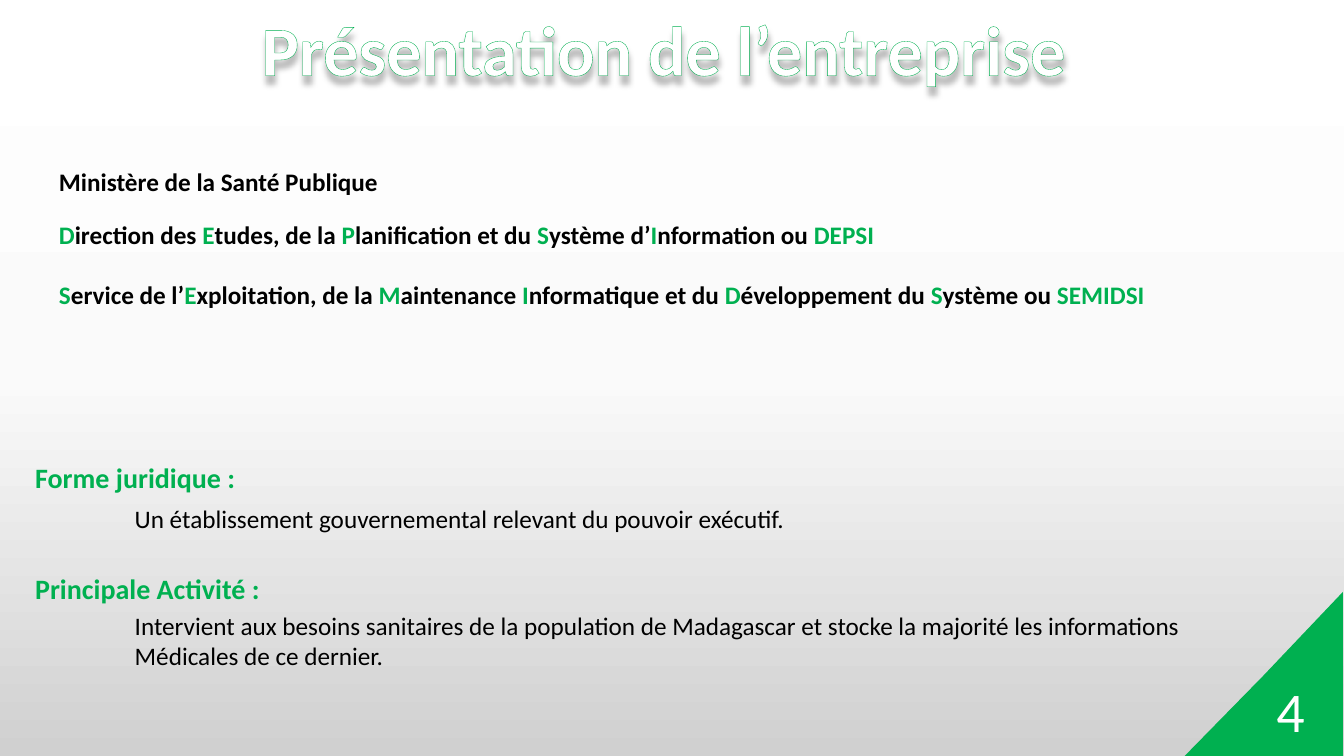
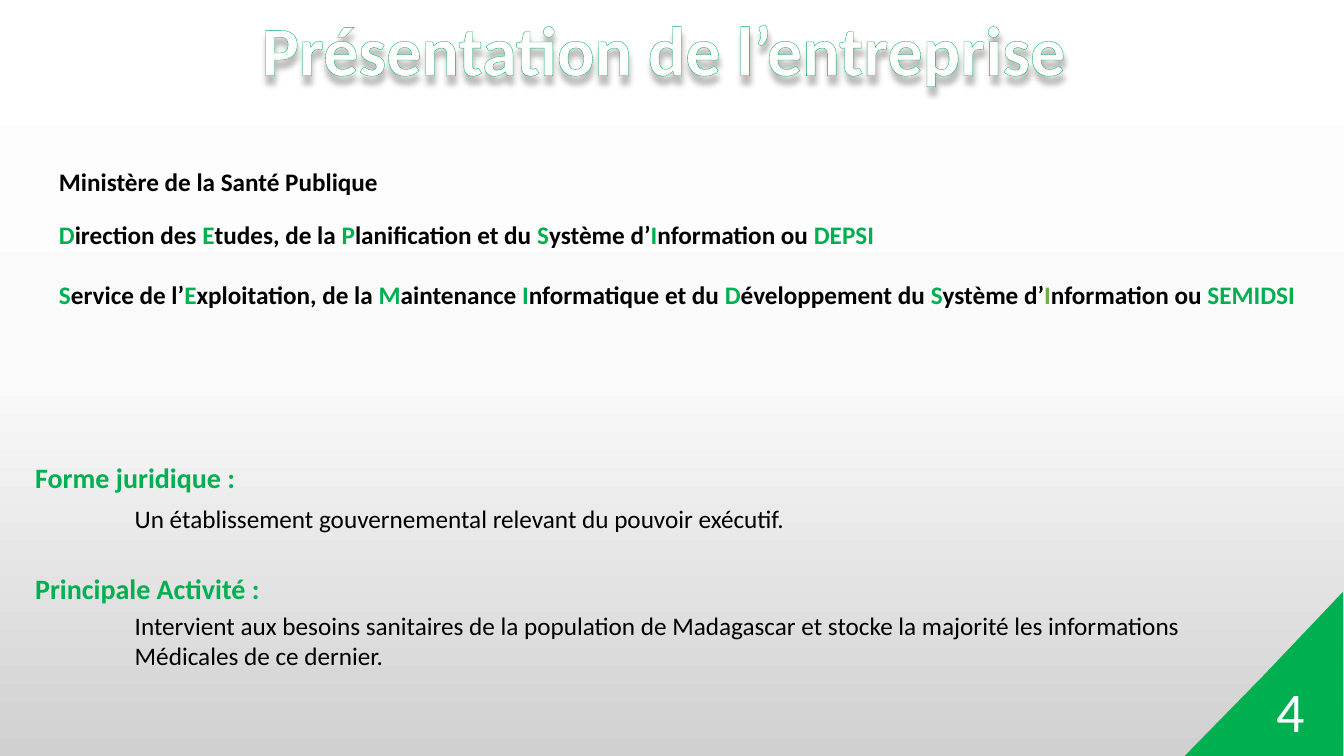
Before and after one commit to Kenn555/SIG, a slide deck: slide 4 of Présentation de mémoire L3.pptx. Drawn at 1344x756 pixels with LibreOffice and Linux fonts; fonts in the diff are those of the drawing; background and template pictures are left out. Boxes give left, top, right and bottom in pixels: in the first picture for what was removed or moved away, otherwise in the second. Text is boxed around its words. In the diff, an @@ line names an element or a change of style, - is before the commit and + after.

```diff
--- a/Présentation de mémoire L3.pptx
+++ b/Présentation de mémoire L3.pptx
@@ text at (x1=59, y1=285, x2=1294, y2=308): text changed @@
-Service de l’Exploitation, de la Maintenance Informatique et du Développement du Système ou SEMIDSI
+Service de l’Exploitation, de la Maintenance Informatique et du Développement du Système d’Information ou SEMIDSI
```
Also in this commit, not shown: 1 other file.
